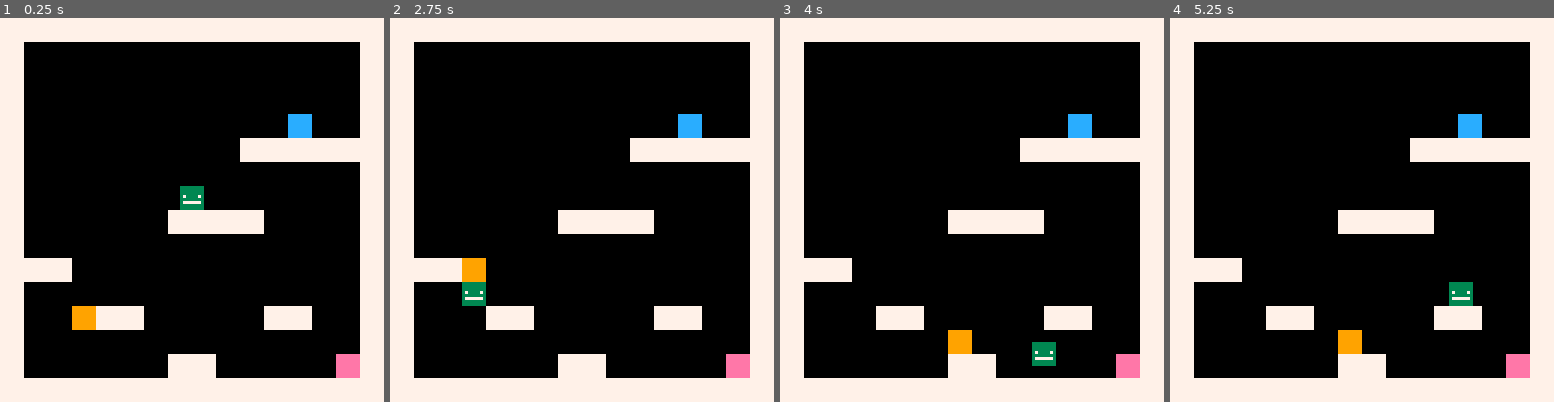
Above: before the commit, frames 1-4 (left to right).
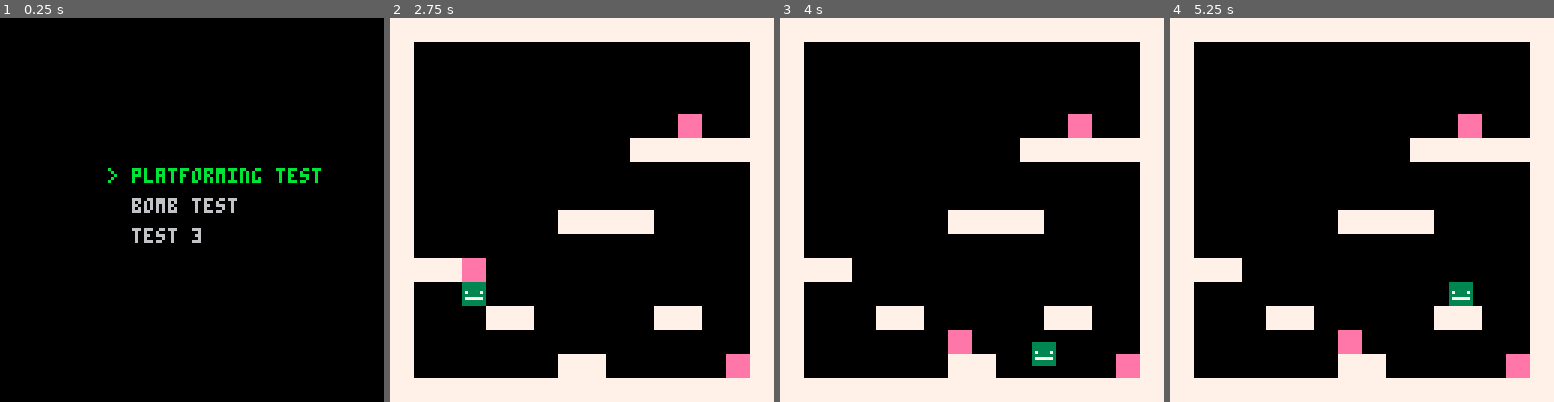
Above: after the commit, the same moments.

Repository: Bakawy/Pico_Games
Game: PICO-8 cartridge jump_game.p8
Same seed, same stepped clock (60 frames per second), same inputs: the game is played once before the commit and once after it.
Inputs:
- Up to frame 1 (0.25 s): no input
- Up to frame 2 (2.75 s): tap O (Z key) at 0.33, 0.7, 1.43, 2.22 s; tap X (X key) at 1.07, 2.07, 2.4, 2.73 s; hold Left 1.97-2.37 s; hold Down from 2.42 s (still down)
- Up to frame 3 (4 s): release Down at 2.82 s; hold Right 2.87-3.53 s; tap X (X key) at 3.07, 3.4, 3.73 s; tap O (Z key) at 3.1, 3.98 s; hold Up from 3.58 s (still down)
- Up to frame 4 (5.25 s): tap X (X key) every 0.33 s from 4.07 to 5.07 s; release Up at 4.08 s; hold Right 4.13-4.53 s; hold Down 4.58-5.08 s; tap O (Z key) at 4.87 s; hold Left from 5.13 s (still down)

The runs differ from the first frame. In frame 1, 33% of the frame differs, in the area x 0-100%, y 0-100%; in frame 2, 0.8%; in frame 3, 0.8%; in frame 4, 0.8%.

Commit message:
added a drop jump and extra test level

Diff:
--- a/jump_game.p8
+++ b/jump_game.p8
@@ -5,39 +5,38 @@
 Sprite flags
 0 - solid
 1 - grabbable
+Game States
+0 - main menu
+1 - game
 ]]
 function _init()
-	gravity = 0.3
-	player = {
-		x=64,
-		y=64,
-		x_velocity=0,
-		y_velocity=0,
-		cayote_time=0,
-		grabbing=-1,
-		facing=L,
-	}
-
-	thrown_tiles = {}
-
 	U=2
     D=3
     L=0
     R=1
     O=4
     X=5
+	init_menu()
 end
 
 function _update60()
-	move_player()
-	move_tiles()
+	if game_state == 0 then
+		update_menu()
+	elseif game_state == 1 then
+		move_player()
+		move_tiles()
+	end
 end
 
 function _draw()
 	cls()
-	draw_environment()
-	draw_thrown_tiles()
-	draw_player()
+	if game_state == 0 then
+		draw_menu()
+	elseif game_state == 1 then
+		draw_environment()
+		draw_thrown_tiles()
+		draw_player()
+	end
 end
 -->8
 -- player logic
@@ -79,6 +78,10 @@
 					break
 				end
 			end
+		elseif btn(D) and player.grabbing != -1 then
+			spawn_thrown_tile(player.grabbing, player.x, player.y - 8, 1, 0.75)
+			player.grabbing = -1
+			player.y_velocity = - jump_strength
 		elseif player.grabbing != -1 then
 			spawn_thrown_tile(player.grabbing, player.x, player.y - 8, 3, player.facing == L and 0.375 or 0.125)
 			player.grabbing = -1
@@ -153,6 +156,7 @@
 end
 
 function move_tiles()
+	local explosion_size = 20
 	for tile in all(thrown_tiles) do
 		tile.y_velocity += gravity
 
@@ -167,6 +171,9 @@
 			local tx, ty = coordinate_to_tile(tile.x, tile.y)
 			mset(tx, ty, tile.id)
 			del(thrown_tiles, tile)
+			if tile.id == 17 then
+				explode(tile.x, tile.y, explosion_size)
+			end
 		elseif tile.y_velocity < 0 and (
 			is_solid_tile(tile.x - 3, new_y - 4) or
 			is_solid_tile(tile.x, new_y - 4) or
@@ -188,8 +195,24 @@
 					tile.x = flr((new_x - 4) / 8 + 1) * 8 + 4
 				end
 				tile.x_velocity = 0
+				if tile.id == 17 then
+					explode(tile.x, tile.y, explosion_size)
+					del(thrown_tiles, tile)
+				end
 			else
 				tile.x = new_x
+			end
+		end
+	end
+end
+
+function explode(x, y, radius)
+	for tile in all(get_tiles_in_radius(x, y, radius)) do
+		local cx, cy = tile.x * 8 + 4, tile.y * 8 + 4
+		if is_solid_tile(cx, cy) or true then
+			mset(tile.x, tile.y, 0)
+			if tile.id == 17 then
+				explode(cx, cy, radius)
 			end
 		end
 	end
@@ -202,6 +225,26 @@
 end
 -->8
 -- environment logic
+function init_game(environment)
+	gravity = 0.3
+	player = {
+		x=64,
+		y=64,
+		x_velocity=0,
+		y_velocity=0,
+		cayote_time=0,
+		grabbing=-1,
+		facing=L,
+	}
+	game_state = 1
+	thrown_tiles = {}
+	load_environment(environment)
+end
+
+function load_environment(index)
+	copy_map(index * 16, 16, 0, 0, 16, 16)
+end
+
 function draw_environment()
 	map(0,0,0,0,16,16)
 end
@@ -218,11 +261,91 @@
 	return fget(tile, 1)
 end
 
+function copy_map(sx, sy, dx, dy, w, h)
+	local map_w = 128 -- total width of map in tiles
+	local src_addr = 0x2000 + sy * map_w + sx
+	local dst_addr = 0x2000 + dy * map_w + dx
+
+	for row = 0, h - 1 do
+		memcpy(dst_addr + row * map_w, src_addr + row * map_w, w)
+	end
+end
+
+-->8
+-- menu logic
+function init_menu()
+	menu_items = {"platforming test", "bomb test", "test 3"}
+    menu_text = {}
+    selected = 1
+    disableinput = 30
+	game_state = 0
+end
+
+function update_menu()
+    if disableinput > 0 then disableinput -= 1 end
+    if btnp(2) then -- up
+        selected -= 1
+    elseif btnp(3) then -- down
+        selected += 1
+    end
+
+    if selected < 1 then selected = #menu_items end
+    if selected > #menu_items then selected = 1 end
+
+    if (btnp(4) or btnp(5)) and disableinput <= 0 then
+        if menu_items[selected] == "platforming test" then
+            init_game(0)
+		elseif menu_items[selected] == "bomb test" then
+            init_game(1)
+		elseif menu_items[selected] == "test 3" then
+            init_game(2)
+		end
+    end
+end
+
+function draw_menu()
+    cls()
+
+    for i, item in ipairs(menu_text) do
+        print(item, 0, i * 10, 7)
+    end
+
+    for i, item in ipairs(menu_items) do
+        local y = 40 + i * 10
+        if i == selected then
+            print("> "..item, 36, y, 11)
+        else
+            print(item, 44, y, 6)
+        end
+    end
+end
 -->8
 -- helper functions
 function coordinate_to_tile(x, y)
 	return flr(x / 8), flr(y / 8)
 end
+
+function get_tiles_in_radius(cx, cy, radius)
+	local tiles = {}
+	local r2 = radius * radius
+
+	local tx = flr(cx / 8)
+	local ty = flr(cy / 8)
+	local tr = ceil(radius / 8)
+
+	for y = ty - tr, ty + tr do
+		for x = tx - tr, tx + tr do
+			local px = x * 8 + 4
+			local py = y * 8 + 4
+			if (px - cx)^2 + (py - cy)^2 <= r2 then
+				add(tiles, {x = x, y = y, id=mget(x, y)})
+			end
+		end
+	end
+
+	return tiles
+end
+
 __gfx__
 00000000333333330000000000000000000000000000000000000000000000000000000000000000000000000000000000000000000000000000000000000000
 00000000333333330000000000000000000000000000000000000000000000000000000000000000000000000000000000000000000000000000000000000000
@@ -260,19 +383,35 @@
 0000000000000000000000000000000003030300000000000000000000000000000000000000000000000000000000000100000000000000000000000000000000000000000000000000000000000000000000000000000000000000000000000000000000000000000000000000000000000000000000000000000000000000
 0000000000000000000000000000000000000000000000000000000000000000000000000000000000000000000000000000000000000000000000000000000000000000000000000000000000000000000000000000000000000000000000000000000000000000000000000000000000000000000000000000000000000000
 __map__
-3030303030303030303030303030303000000000000000000000000000000000000000000000000000000000000000000000000000000000000000000000000000000000000000000000000000000000000000000000000000000000000000000000000000000000000000000000000000000000000000000000000000000000
-3000000000000000000000000000003000000000000000000000000000000000000000000000000000000000000000000000000000000000000000000000000000000000000000000000000000000000000000000000000000000000000000000000000000000000000000000000000000000000000000000000000000000000
-3000000000000000000000000000003000000000000000000000000000000000000000000000000000000000000000000000000000000000000000000000000000000000000000000000000000000000000000000000000000000000000000000000000000000000000000000000000000000000000000000000000000000000
-3000000000000000000000000000003000000000000000000000000000000000000000000000000000000000000000000000000000000000000000000000000000000000000000000000000000000000000000000000000000000000000000000000000000000000000000000000000000000000000000000000000000000000
-3000000000000000000000001200003000000000000000000000000000000000000000000000000000000000000000000000000000000000000000000000000000000000000000000000000000000000000000000000000000000000000000000000000000000000000000000000000000000000000000000000000000000000
-3000000000000000000030303030303000000000000000000000000000000000000000000000000000000000000000000000000000000000000000000000000000000000000000000000000000000000000000000000000000000000000000000000000000000000000000000000000000000000000000000000000000000000
-3000000000000000000000000000003000000000000000000000000000000000000000000000000000000000000000000000000000000000000000000000000000000000000000000000000000000000000000000000000000000000000000000000000000000000000000000000000000000000000000000000000000000000
-3000000000000000000000000000003000000000000000000000000000000000000000000000000000000000000000000000000000000000000000000000000000000000000000000000000000000000000000000000000000000000000000000000000000000000000000000000000000000000000000000000000000000000
-3000000000000030303030000000003000000000000000000000000000000000000000000000000000000000000000000000000000000000000000000000000000000000000000000000000000000000000000000000000000000000000000000000000000000000000000000000000000000000000000000000000000000000
-3000000000000000000000000000003000000000000000000000000000000000000000000000000000000000000000000000000000000000000000000000000000000000000000000000000000000000000000000000000000000000000000000000000000000000000000000000000000000000000000000000000000000000
-3030300000000000000000000000003000000000000000000000000000000000000000000000000000000000000000000000000000000000000000000000000000000000000000000000000000000000000000000000000000000000000000000000000000000000000000000000000000000000000000000000000000000000
-3000000000000000000000000000003000000000000000000000000000000000000000000000000000000000000000000000000000000000000000000000000000000000000000000000000000000000000000000000000000000000000000000000000000000000000000000000000000000000000000000000000000000000
-3000001130300000000000303000003000000000000000000000000000000000000000000000000000000000000000000000000000000000000000000000000000000000000000000000000000000000000000000000000000000000000000000000000000000000000000000000000000000000000000000000000000000000
-3000000000000000000000000000003000000000000000000000000000000000000000000000000000000000000000000000000000000000000000000000000000000000000000000000000000000000000000000000000000000000000000000000000000000000000000000000000000000000000000000000000000000000
-3000000000000030300000000000103000000000000000000000000000000000000000000000000000000000000000000000000000000000000000000000000000000000000000000000000000000000000000000000000000000000000000000000000000000000000000000000000000000000000000000000000000000000
-3030303030303030303030303030303000000000000000000000000000000000000000000000000000000000000000000000000000000000000000000000000000000000000000000000000000000000000000000000000000000000000000000000000000000000000000000000000000000000000000000000000000000000
+0000000000000000000000000000000000000000000000000000000000000000000000000000000000000000000000000000000000000000000000000000000000000000000000000000000000000000000000000000000000000000000000000000000000000000000000000000000000000000000000000000000000000000
+0000000000000000000000000000000000000000000000000000000000000000000000000000000000000000000000000000000000000000000000000000000000000000000000000000000000000000000000000000000000000000000000000000000000000000000000000000000000000000000000000000000000000000
+0000000000000000000000000000000000000000000000000000000000000000000000000000000000000000000000000000000000000000000000000000000000000000000000000000000000000000000000000000000000000000000000000000000000000000000000000000000000000000000000000000000000000000
+0000000000000000000000000000000000000000000000000000000000000000000000000000000000000000000000000000000000000000000000000000000000000000000000000000000000000000000000000000000000000000000000000000000000000000000000000000000000000000000000000000000000000000
+0000000000000000000000000000000000000000000000000000000000000000000000000000000000000000000000000000000000000000000000000000000000000000000000000000000000000000000000000000000000000000000000000000000000000000000000000000000000000000000000000000000000000000
+0000000000000000000000000000000000000000000000000000000000000000000000000000000000000000000000000000000000000000000000000000000000000000000000000000000000000000000000000000000000000000000000000000000000000000000000000000000000000000000000000000000000000000
+0000000000000000000000000000000000000000000000000000000000000000000000000000000000000000000000000000000000000000000000000000000000000000000000000000000000000000000000000000000000000000000000000000000000000000000000000000000000000000000000000000000000000000
+0000000000000000000000000000000000000000000000000000000000000000000000000000000000000000000000000000000000000000000000000000000000000000000000000000000000000000000000000000000000000000000000000000000000000000000000000000000000000000000000000000000000000000
+0000000000000000000000000000000000000000000000000000000000000000000000000000000000000000000000000000000000000000000000000000000000000000000000000000000000000000000000000000000000000000000000000000000000000000000000000000000000000000000000000000000000000000
+0000000000000000000000000000000000000000000000000000000000000000000000000000000000000000000000000000000000000000000000000000000000000000000000000000000000000000000000000000000000000000000000000000000000000000000000000000000000000000000000000000000000000000
+0000000000000000000000000000000000000000000000000000000000000000000000000000000000000000000000000000000000000000000000000000000000000000000000000000000000000000000000000000000000000000000000000000000000000000000000000000000000000000000000000000000000000000
+0000000000000000000000000000000000000000000000000000000000000000000000000000000000000000000000000000000000000000000000000000000000000000000000000000000000000000000000000000000000000000000000000000000000000000000000000000000000000000000000000000000000000000
+0000000000000000000000000000000000000000000000000000000000000000000000000000000000000000000000000000000000000000000000000000000000000000000000000000000000000000000000000000000000000000000000000000000000000000000000000000000000000000000000000000000000000000
+0000000000000000000000000000000000000000000000000000000000000000000000000000000000000000000000000000000000000000000000000000000000000000000000000000000000000000000000000000000000000000000000000000000000000000000000000000000000000000000000000000000000000000
+0000000000000000000000000000000000000000000000000000000000000000000000000000000000000000000000000000000000000000000000000000000000000000000000000000000000000000000000000000000000000000000000000000000000000000000000000000000000000000000000000000000000000000
+0000000000000000000000000000000000000000000000000000000000000000000000000000000000000000000000000000000000000000000000000000000000000000000000000000000000000000000000000000000000000000000000000000000000000000000000000000000000000000000000000000000000000000
+3030303030303030303030303030303030303030303030303030303030303030303030303030303030303030303030300000000000000000000000000000000000000000000000000000000000000000000000000000000000000000000000000000000000000000000000000000000000000000000000000000000000000000
+3000000000000000000000000000003030000000000000000000000000000030300000000000000000000000000000300000000000000000000000000000000000000000000000000000000000000000000000000000000000000000000000000000000000000000000000000000000000000000000000000000000000000000
+3000000000000000000000000000003030000000000000000000000000000030300000000000000000000000000000300000000000000000000000000000000000000000000000000000000000000000000000000000000000000000000000000000000000000000000000000000000000000000000000000000000000000000
+3000000000000000000000000000003030000000000000000000000000000030300000000000000000000000000000300000000000000000000000000000000000000000000000000000000000000000000000000000000000000000000000000000000000000000000000000000000000000000000000000000000000000000
+3000000000000000000000001000003030000000000000000000000000000030300000000000000000000000000000300000000000000000000000000000000000000000000000000000000000000000000000000000000000000000000000000000000000000000000000000000000000000000000000000000000000000000
+3000000000000000000030303030303030000000000000000000000000000030300000000000000000000000000000300000000000000000000000000000000000000000000000000000000000000000000000000000000000000000000000000000000000000000000000000000000000000000000000000000000000000000
+3000000000000000000000000000003030000000000000000000000000000030300000000000000000000000000000300000000000000000000000000000000000000000000000000000000000000000000000000000000000000000000000000000000000000000000000000000000000000000000000000000000000000000
+3000000000000000000000000000003030000000000000000000000000003030300000000000000000000000000000300000000000000000000000000000000000000000000000000000000000000000000000000000000000000000000000000000000000000000000000000000000000000000000000000000000000000000
+3000000000000030303030000000003030000000000000000000000000303030300000000000000000000000000000300000000000000000000000000000000000000000000000000000000000000000000000000000000000000000000000000000000000000000000000000000000000000000000000000000000000000000
+3000000000000000000000000000003030000000000000000000000030303030300000000000000000000000000000300000000000000000000000000000000000000000000000000000000000000000000000000000000000000000000000000000000000000000000000000000000000000000000000000000000000000000
+3030300000000000000000000000003030000000000000000000003030303030300000000000000000000000000000300000000000000000000000000000000000000000000000000000000000000000000000000000000000000000000000000000000000000000000000000000000000000000000000000000000000000000
+3000000000000000000000000000003030000000000000000030303030303030300000000000000000000000000000300000000000000000000000000000000000000000000000000000000000000000000000000000000000000000000000000000000000000000000000000000000000000000000000000000000000000000
+3000001030300000000000303000003030000000000000003030303030303030300000000000000000000000000000300000000000000000000000000000000000000000000000000000000000000000000000000000000000000000000000000000000000000000000000000000000000000000000000000000000000000000
+3000000000000000000000000000003030111100000030303030303030303030300000000000000000000000000000300000000000000000000000000000000000000000000000000000000000000000000000000000000000000000000000000000000000000000000000000000000000000000000000000000000000000000
+3000000000000030300000000000103030111100003030303030303030303030301200000000000000000000000000300000000000000000000000000000000000000000000000000000000000000000000000000000000000000000000000000000000000000000000000000000000000000000000000000000000000000000
+3030303030303030303030303030303030303030303030303030303030303030303030303030303030303030303030300000000000000000000000000000000000000000000000000000000000000000000000000000000000000000000000000000000000000000000000000000000000000000000000000000000000000000
Not shown, changed: .DS_Store
Not shown, changed: index.html
Not shown, added: pages/.DS_Store
Not shown, changed: pages/jump_game.html
Not shown, changed: pages/jump_game.js
